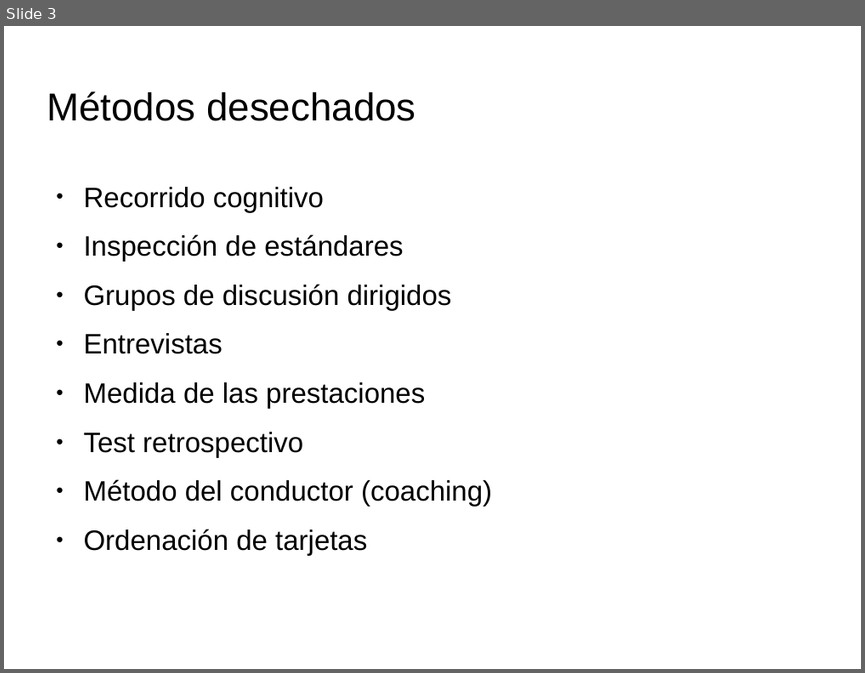
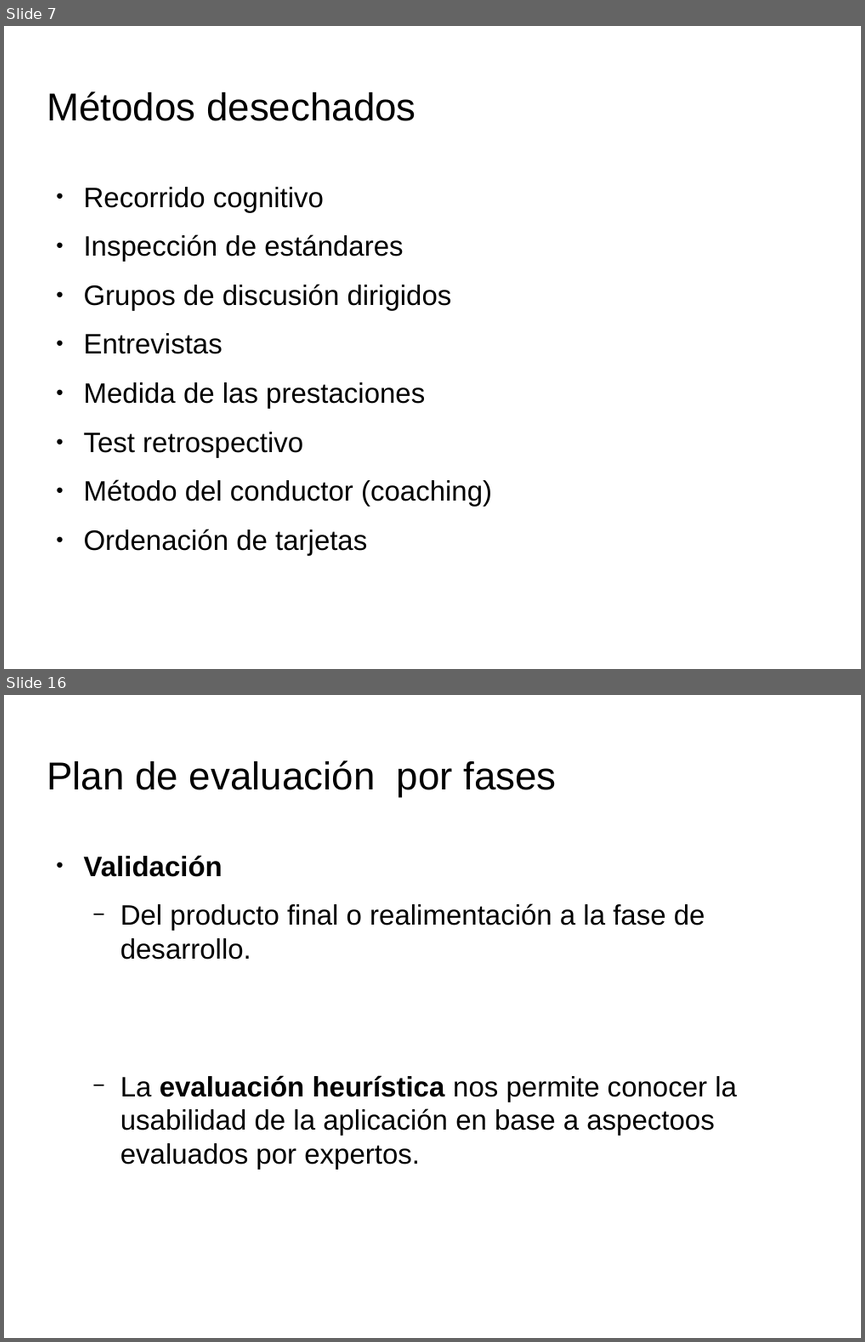
Before and after one commit to spolex/MakeStrong, a slide deck: IPC_doc/actividad7.3/plan_evaluación.odp. Shown one above the other, each under a label of ours: slide 3 before the commit, slides 7 and 16 after it; the slides between them are not shown. The pictures are 865x673 and 865x1342 pixels, drawn with LibreOffice and Linux fonts; fonts in the diff are those of the drawing; background and template pictures are left out. Boxes give left, top, right and bottom in pixels: in the first picture for what was removed or moved away, otherwise in the second. Text is boxed around its words. In the diff, an @@ line names an element or a change of style, - is before the commit and + after.

```diff
--- a/IPC_doc/actividad7.3/plan_evaluación.odp
+++ b/IPC_doc/actividad7.3/plan_evaluación.odp
@@ slide 16 added at (4, 695, 861, 1338), background picture (left out) @@
@@ title added at (46, 760, 556, 798), 36 pt, text #000000 @@
+Plan de evaluación por fases
@@ text added at (84, 855, 737, 1169), 26 pt, text #000000 @@
+● Validación
+  − Del producto final o realimentación a la fase de desarrollo.
+  − La evaluación heurística nos permite conocer la usabilidad de la aplicación en base a aspectoos evaluados por expertos.
@@ what was slide 3 is now slide 7 @@
```
Also in this commit, not shown: 2 slides changed, 11 other slides added, 1 other file.
